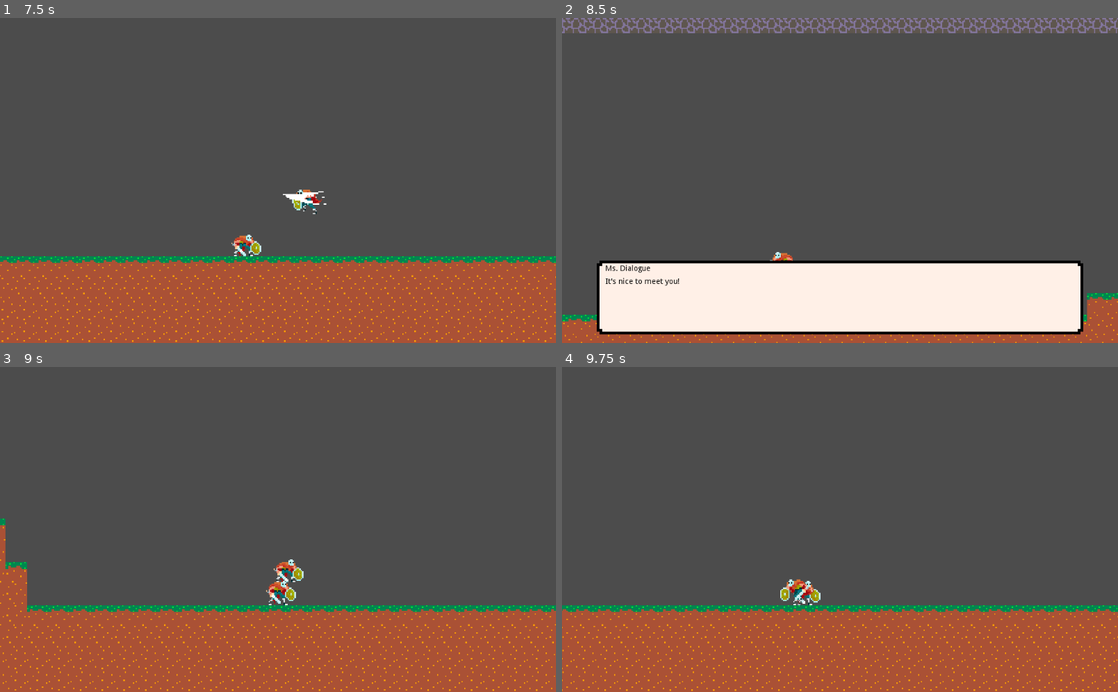
Above: before the commit, frames 1-4 (two rows, left to right).
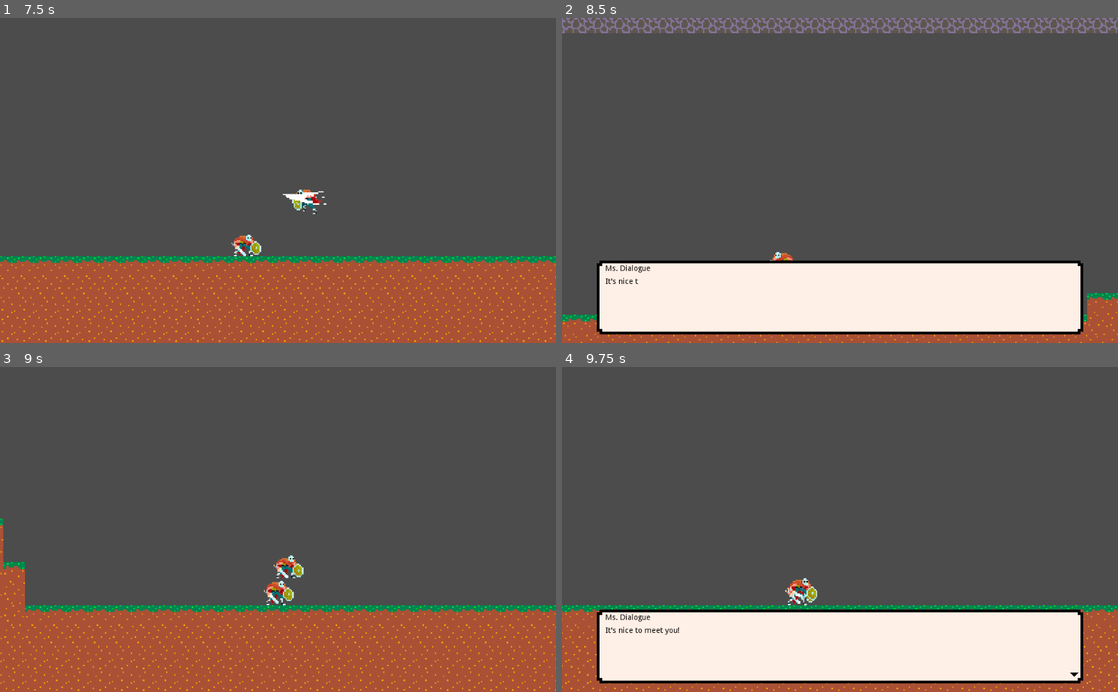
Above: after the commit, the same moments.

Repository: Jollista/Godot-Platformer
Game: Godot game, scene res://PlatformerSceneTest.tscn
Two runs of this game, one before a commit and one after it. Both use one fixed random seed, a clock stepped at 60 frames per second and the inputs below. The engine's default icon, where the game draws it, is replaced by a stand-in: a white triangle on a blue panel in a dark square.
Inputs (mouse positions are in pixels of both pictures, inside the frame that each line leads up to):
- Up to frame 1 (7.5 s): tap Enter (ui_accept) at 0.5, 0.8, 1.35, 2.3, 3.8, 4.35, 5.3, 5.85, 6.8 s; move the mouse to (400, 164) at 0.52 s; hold D (right) 0.53-2.03 s; tap E (interact) at 0.6, 1.55, 2.1, 3.05, 4.55, 5.1, 6.05, 6.6 s; click (400, 164) at 0.67 s; tap Space (jump) at 0.77, 1.52, 3.02, 3.77, 4.52, 6.02, 6.77 s; move the mouse to (166, 196) at 1.27 s; move the mouse to (333, 109) at 2.02 s; hold A (left) 2.03-2.78 s; move the mouse to (250, 245) at 2.77 s; hold D (right) 2.78-4.28 s; tap S (roll) at 2.85, 7.35 s; click (250, 245) at 2.92 s; move the mouse to (444, 229) at 3.52 s; hold Ctrl (sneak) 3.53-4.28 s; move the mouse to (111, 131) at 4.27 s; hold A (left) 4.28-5.03 s; move the mouse to (305, 180) at 5.02 s; hold D (right) 5.03-5.78 s; click (305, 180) at 5.17 s; move the mouse to (194, 99) at 5.77 s; hold A (left) 5.78-7.28 s; move the mouse to (400, 164) at 6.52 s; move the mouse to (166, 196) at 7.27 s; hold D (right) from 7.28 s (still down); click (166, 196) at 7.42 s
- Up to frame 2 (8.5 s): keep holding D (right); tap Space (jump) at 7.52 s; tap E (interact) at 7.55 s; move the mouse to (895, 109) at 8.02 s; hold Ctrl (sneak) from 8.03 s (still down); tap Enter (ui_accept) at 8.3 s
- Up to frame 3 (9 s): keep holding D (right); move the mouse to (250, 594) at 8.77 s; release Ctrl (sneak) at 8.78 s; tap Enter (ui_accept) at 8.85 s
- Up to frame 4 (9.75 s): tap Space (jump) at 9.02 s; tap E (interact) at 9.05, 9.6 s; move the mouse to (1006, 578) at 9.52 s; release D (right) at 9.53 s; hold A (left) from 9.53 s (still down); click (1006, 578) at 9.67 s

Frame 1 is identical in both runs. In frame 2, less than 0.1% of the frame differs, in the area x 13-22%, y 80-83%; in frame 3, 3.5%; in frame 4, 21%, in the area x 0-100%, y 64-100%.

Commit message:
added dialogue animation

Diff:
--- a/BasicDialog.tscn
+++ b/BasicDialog.tscn
@@ -1,7 +1,39 @@
-[gd_scene load_steps=3 format=2]
+[gd_scene load_steps=5 format=2]
 
 [ext_resource path="res://Sprites/dialogboxsprite.png" type="Texture" id=1]
 [ext_resource path="res://Scripts/DialoguePlayer.gd" type="Script" id=2]
+
+[sub_resource type="Animation" id=1]
+resource_name = "Bob"
+length = 0.6
+loop = true
+tracks/0/type = "value"
+tracks/0/path = NodePath(".:position")
+tracks/0/interp = 1
+tracks/0/loop_wrap = true
+tracks/0/imported = false
+tracks/0/enabled = true
+tracks/0/keys = {
+"times": PoolRealArray( 0, 0.3 ),
+"transitions": PoolRealArray( 1, 1 ),
+"update": 0,
+"values": [ Vector2( 944, 568 ), Vector2( 944, 560 ) ]
+}
+
+[sub_resource type="Animation" id=2]
+length = 0.001
+tracks/0/type = "value"
+tracks/0/path = NodePath(".:position")
+tracks/0/interp = 1
+tracks/0/loop_wrap = true
+tracks/0/imported = false
+tracks/0/enabled = true
+tracks/0/keys = {
+"times": PoolRealArray( 0 ),
+"transitions": PoolRealArray( 1 ),
+"update": 0,
+"values": [ Vector2( 944, 568 ) ]
+}
 
 [node name="DialogueCanvas" type="CanvasLayer"]
 script = ExtResource( 2 )
@@ -36,3 +68,12 @@
 
 [node name="DialogueDelay" type="Timer" parent="."]
 one_shot = true
+
+[node name="Indicator" type="Polygon2D" parent="."]
+position = Vector2( 944, 568 )
+color = Color( 0, 0, 0, 1 )
+polygon = PoolVector2Array( -8, 0, 8, 0, 0, 8 )
+
+[node name="AnimationPlayer" type="AnimationPlayer" parent="Indicator"]
+anims/Bob = SubResource( 1 )
+anims/RESET = SubResource( 2 )
--- a/Scripts/DialoguePlayer.gd
+++ b/Scripts/DialoguePlayer.gd
@@ -14,8 +14,11 @@
 var currentDialogue = 0
 # is dialogue active
 var active = false
+# is current line finished displaying
+var finished = true
 
 func _ready():
+	$Indicator/AnimationPlayer.play("Bob")
 	visible = false
 
 func startDialogue(filepath:String = ""):
@@ -35,24 +38,35 @@
 	visible = true
 	active = true
 
+	# set wait time between displaying characters
+	$DialogueDelay.set_wait_time(0.01)
+
 	# freeze player in place
 	$"../Player".freeze()
 
 	# update text
 	nextLine()
 
+# load and parse dialogue from JSON file
 func loadDialogue():
 	var file = File.new()
 	if file.file_exists(dialogueFile):
 		file.open(dialogueFile, file.READ)
 		return parse_json(file.get_as_text())
 
-# progress dialogue
-func _input(event):
-	if active and (Input.is_action_just_pressed("interact") or Input.is_action_just_pressed("ui_accept")):
+# handles dialogue progression
+func _process(delta):
+	$Indicator.visible = finished
+	if active and (Input.is_action_just_pressed("ui_accept") || Input.is_action_just_pressed("interact")):
+		if finished: # go to next line
 			nextLine()
+		else: # skip dialog animation
+			$DialogueBox/Chat.visible_characters = len($DialogueBox/Chat.text)
 
 func nextLine():
+	# update vars
+	finished = false
+
 	# if index is out of bounds, end dialogue
 	if currentDialogue >= len(dialogue):
 		endDialogue()
@@ -61,14 +75,28 @@
 	# update text
 	$DialogueBox/Name.text = dialogue[currentDialogue]["Name"]
 	$DialogueBox/Chat.text = dialogue[currentDialogue]["Text"]
+	print("Updating text, currentDialogue: " + String(currentDialogue))
 
 	# increment index
 	currentDialogue += 1
+
+	# clear textbox
+	$DialogueBox/Chat.visible_characters = 0
+	# write phrase
+	while $DialogueBox/Chat.visible_characters < len($DialogueBox/Chat.text):
+		$DialogueBox/Chat.visible_characters += 1 # make next char visible
+		# delay between characters made visible
+		$DialogueDelay.start()
+		yield($DialogueDelay, "timeout") # delay while loop until timeout
+	finished = true
+	return
 
 func endDialogue():
 	# reset variables
 	visible = false
 	active = false
+	currentDialogue = 0
+	print("Ending dialogue, currentDialogue: " + String(currentDialogue))
 
 	# unfreeze player
 	$"../Player".unfreeze()
